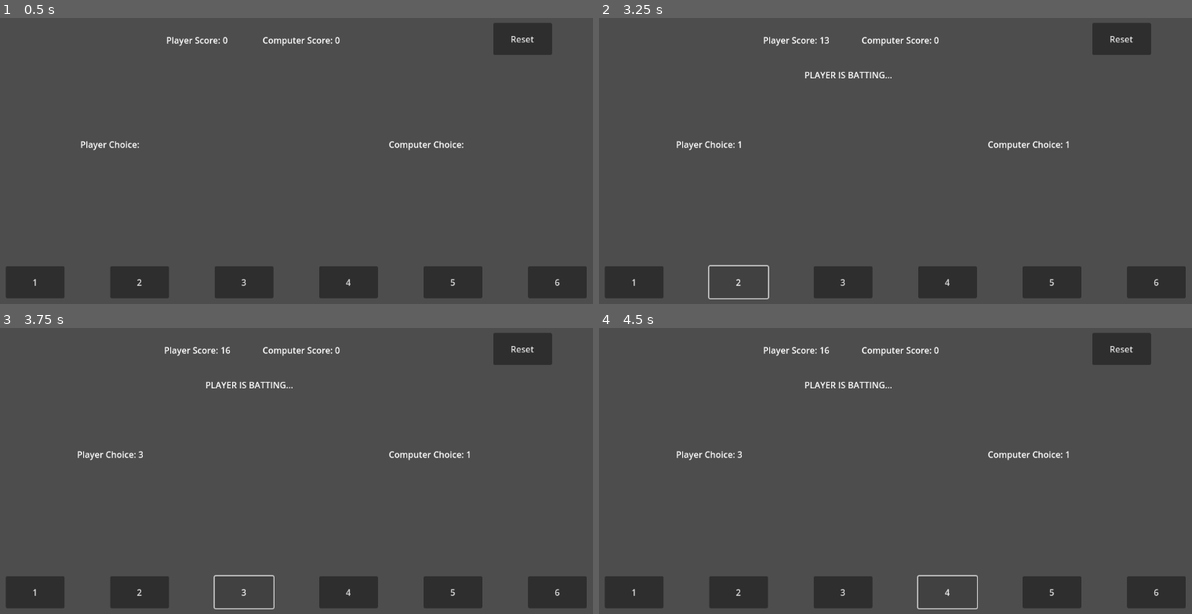
Above: before the commit, frames 1-4 (two rows, left to right).
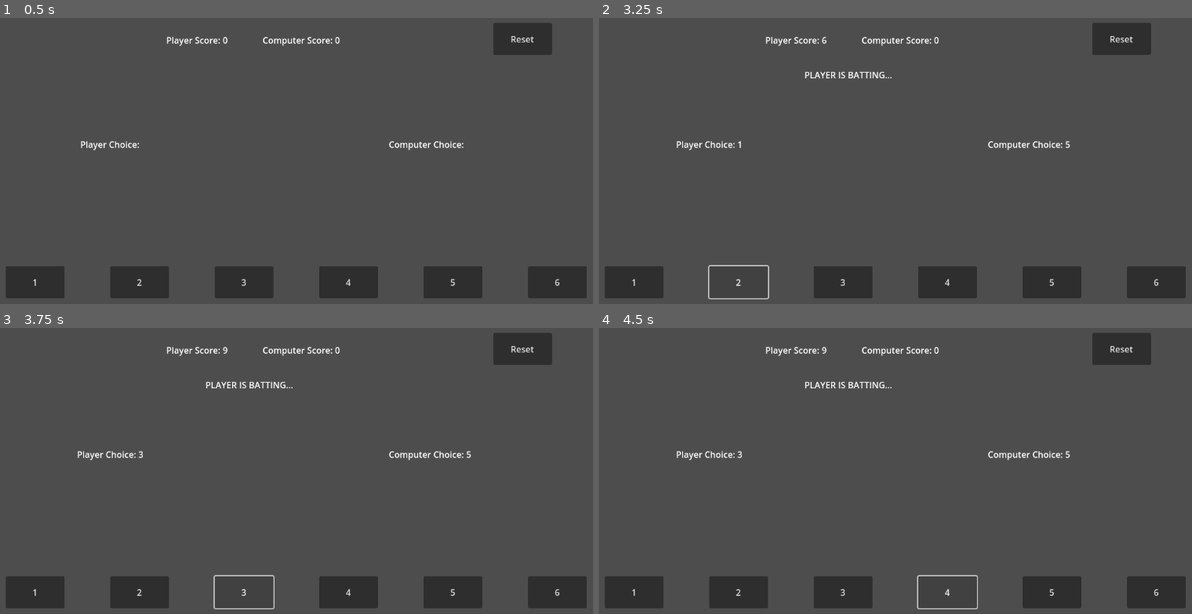
Above: after the commit, the same moments.

Repository: SantaKoska/Games-Godot
Game: Godot game, scene res://Main.tscn
Same seed, same stepped clock (60 frames per second), same inputs: the game is played once before the commit and once after it.
Inputs:
- Up to frame 1 (0.5 s): no input
- Up to frame 2 (3.25 s): click "5" at 0.5 s; click "6" at 1.25 s; click "1" at 2 s; click "2" at 2.75 s
- Up to frame 3 (3.75 s): click "3" at 3.5 s
- Up to frame 4 (4.5 s): click "4" at 4.25 s

Frame 1 is identical in both runs. In frame 2, 0.2% of the frame differs, in the area x 27-80%, y 6-46%; in frame 3, 0.2%; in frame 4, 0.2%.

Commit message:
changed the functionality but reset is not working

Diff:
--- a/Main.gd
+++ b/Main.gd
@@ -28,8 +28,14 @@
 	# Update UI with player's choice
 	player_choice_label.text = "Player Choice: %d" % player_choice
 
-	var computer_choice = randi() % 6 + 1  # Computer randomly chooses a number between 1 and 6
+	# Computer randomly chooses a number between 1 and 6
+	var computer_choice = randi() % 6 + 1
+	print("Computer's choice:", computer_choice)
 
+	# Update UI with computer's choice
+	computer_choice_label.text = "Computer Choice: %d" % computer_choice
+
+	# Process choices
 	if player_batting:
 		if player_choice == computer_choice:
 			result_label.text = "Wicket!"
@@ -60,49 +66,14 @@
 	if not game_over:
 		is_player_turn = false
 		await get_tree().create_timer(1.0).timeout
-		computer_move(computer_choice)
+		computer_move()
 
 # Function to handle computer's move
-func computer_move(player_choice: int) -> void:
+func computer_move() -> void:
 	if game_over or is_player_turn:
 		return
 
-	print("Computer's choice:", player_choice)
-
-	var computer_choice = randi() % 6 + 1
-
-	# Update UI with computer's choice
-	computer_choice_label.text = "Computer Choice: %d" % computer_choice
-
-	if not player_batting:
-		if player_choice == computer_choice:
-			result_label.text = "Wicket!"
-			computer_wickets += 1
-			if computer_wickets == MAX_WICKETS:
-				game_over = true
-				show_game_over("Player wins!")
-		else:
-			computer_score += computer_choice
-			computer_score_label.text = "Computer Score: %d" % computer_score
-			result_label.text = "Computer is batting..."
-
-		if computer_score > player_score:
-			game_over = true
-			show_game_over("Computer wins!")
-	else:
-		if player_choice == computer_choice:
-			result_label.text = "Wicket!"
-			player_wickets += 1
-			if player_wickets == MAX_WICKETS:
-				player_batting = false
-				reset_for_computer_batting()
-		else:
-			player_score += player_choice
-			player_score_label.text = "Player Score: %d" % player_score
-			result_label.text = "Player is batting..."
-
-	if not game_over:
-		is_player_turn = true
+	is_player_turn = true
 
 # Function to reset game for computer batting
 func reset_for_computer_batting() -> void:
@@ -112,7 +83,7 @@
 	result_label.text = "Computer's turn to bat!"
 	if not game_over:
 		await get_tree().create_timer(1.0).timeout
-		computer_move(0) # Passing 0 as player's choice for computer's move
+		computer_move()
 
 # Function to display game over message
 func show_game_over(message: String) -> void:
@@ -127,17 +98,23 @@
 	player_wickets = 0
 	computer_wickets = 0
 	game_over = false
-	is_player_turn = randi() % 2 == 0  # Randomly decide who starts
-	player_batting = is_player_turn
+	player_batting = random_boolean()  # Randomly decide who starts batting
+	is_player_turn = player_batting
+
 	# Update UI to reflect reset state
 	player_score_label.text = "Player Score: 0"
 	computer_score_label.text = "Computer Score: 0"
-	player_choice_label.text = "Player Choice: "
-	computer_choice_label.text = "Computer Choice: "
+	player_choice_label.text = "Player Choice: None"
+	computer_choice_label.text = "Computer Choice: None"
 	result_label.text = "Waiting for first turn..."
-	if not is_player_turn:
+	if not player_batting:
+		result_label.text = "Computer is batting..."
 		await get_tree().create_timer(1.0).timeout
-		computer_move(0) # Passing 0 as player's choice for computer's move
+		computer_move()
+
+# Function to generate a random boolean
+func random_boolean() -> bool:
+	return bool(randi() % 2)
 
 # Button press functions
 func _on_button_1_pressed() -> void:
